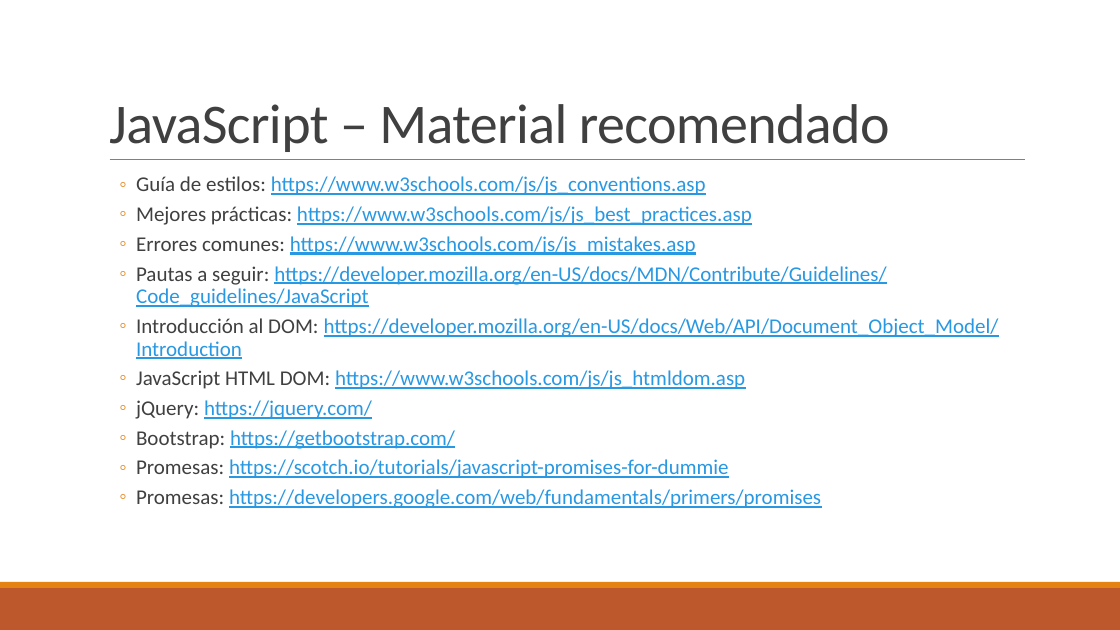
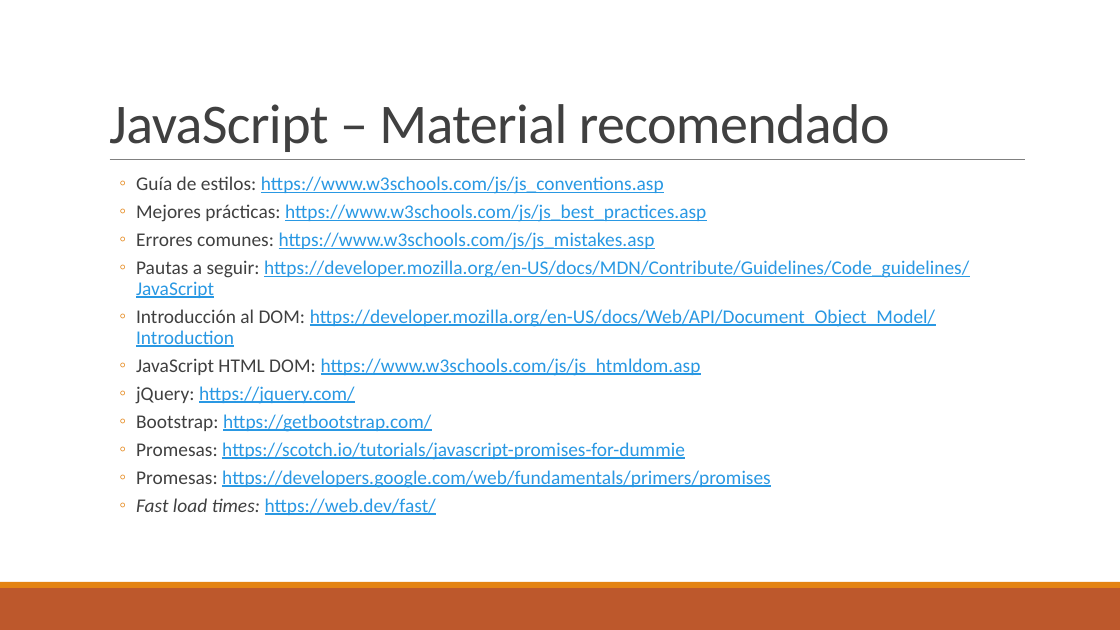
Before and after one commit to eramirezprotec/eramirez-protecmedia.com, a slide deck: slide 36 of Presentaciones/Formación Desarrollo Web (JavaScript).pptx. Drawn at 1120x630 pixels with LibreOffice and Linux fonts; fonts in the diff are those of the drawing. Boxes give left, top, right and bottom in pixels: in the first picture for what was removed or moved away, otherwise in the second. Text is boxed around its words. In the diff, an @@ line names an element or a change of style, - is before the commit and + after.

Commit message:
Agregado "Fast load times" a material recomendado en JavaScript

```diff
--- a/Presentaciones/Formación Desarrollo Web (JavaScript).pptx
+++ b/Presentaciones/Formación Desarrollo Web (JavaScript).pptx
@@ text at box(136, 176, 969, 488): size 18 to 16.6 pt @@
@@ text at box(136, 498, 436, 515): paragraph added @@
+  ◦ Fast load times: https://web.dev/fast/
```
